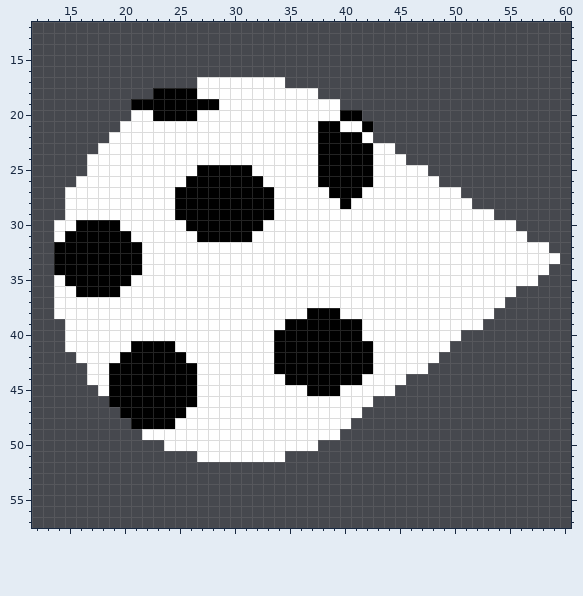
Pixel-art sprite: sprites/sprCow/982cca0e-5c38-4dfe-80cc-64b0cd386919.png. Above is the file before it was changed.
The file is 64x64 pixels. Shown: x 12..60, y 12..57.
Now the later version:
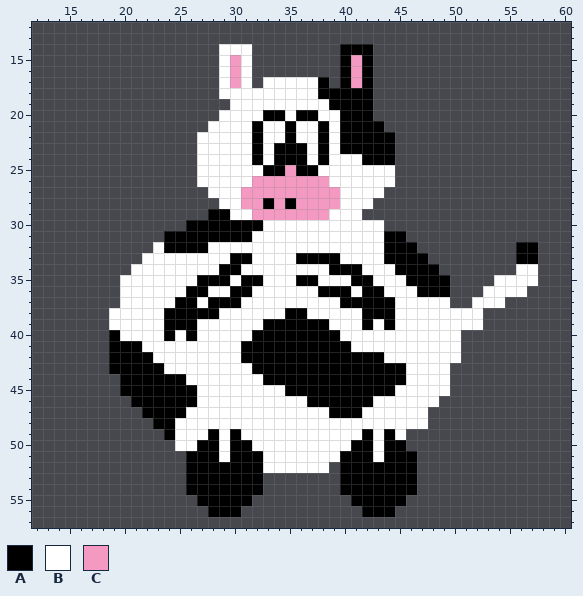
Palette (. is transparent): A #000000  B #ffffff  C #f49ac2
The edit:
Changed rows in their new state; - is an unchanged pixel.
first column x 14:
14 ---------------BBB--------AAA-----------------
15 ---------------BCB--------ACA-----------------
16 ---------------BCB--------ACA-----------------
17 -------------..-C-.--BBBA-ACA-----------------
18 ---------......---------AAAAA-----------------
19 -------.........---------AAAA-----------------
20 -------........----AA-AA----A-----------------
21 ------........----A--A---BAA-A----------------
22 -----........-----A--A---B--AAA---------------
23 ----.........-----A-AAA--B---AA---------------
24 ---..........-----A-AAA--BBB-AA.--------------
25 ---..........BBBBB-AACAABBBBB--...------------
26 --...........BBBBBCCCCCCCBBBB--....-----------
27 -.............BBBCCCCCCCCCBB--.......---------
28 -..............BBCC-CACCCCB--.........--------
29 -.............--BBCCCCCCC---............------
30 ............------------------............----
31 ..........AAA-----------------AA...........---
32 .........-AAAA----------------AAA.........AA.-
33 ........--------AA----AAAA----AAAA........AA..
34 .......B-------AA--------AAA---AAAA.......--.-
35 ......B------AAA-AA---AA---AA---AAAA....------
36 ......------AA--AA------AAA-AA---AAA...---B---
37 ......-----AA-AAA---------AAAAA-----..--------
38 .....-----AAAAA------AABBB--AAA--------.------
39 -....-----AAA------AA----BBBA-A---------------
40 -....A----A-A-----AA------BB------------------
41 -....AA-BBB------AAA-------BB-------B---------
42 --...A---BBB-----AAA---------A-----BB---------
43 ---..-----BBB-----AA---------AAA--BB----------
44 ---...------B------AA-------AAAABBBB----------
45 ----..---------------AA---AAAAABBBBB----------
46 -----..----------------AAAAAABBBBBB-----------
47 ------..-----------------AAABBBBBB------------
48 -------..------------------BBBBBBB------------
49 --------..A---A-A---------BBABAB--------------
50 ----------.--AA-AA------BBBAABAA--------------
51 ------------AAA-AAA--BBBBBAAABAAA-------------
52 ------------AAAAAAABBBBBB-AAAAAAA-------------
53 ------------AAAAAAA-------AAAAAAA-------------
54 ------------AAAAAAA-------AAAAAAA-------------
55 -------------AAAAA---------AAAAA--------------
56 --------------AAA-----------AAA---------------
